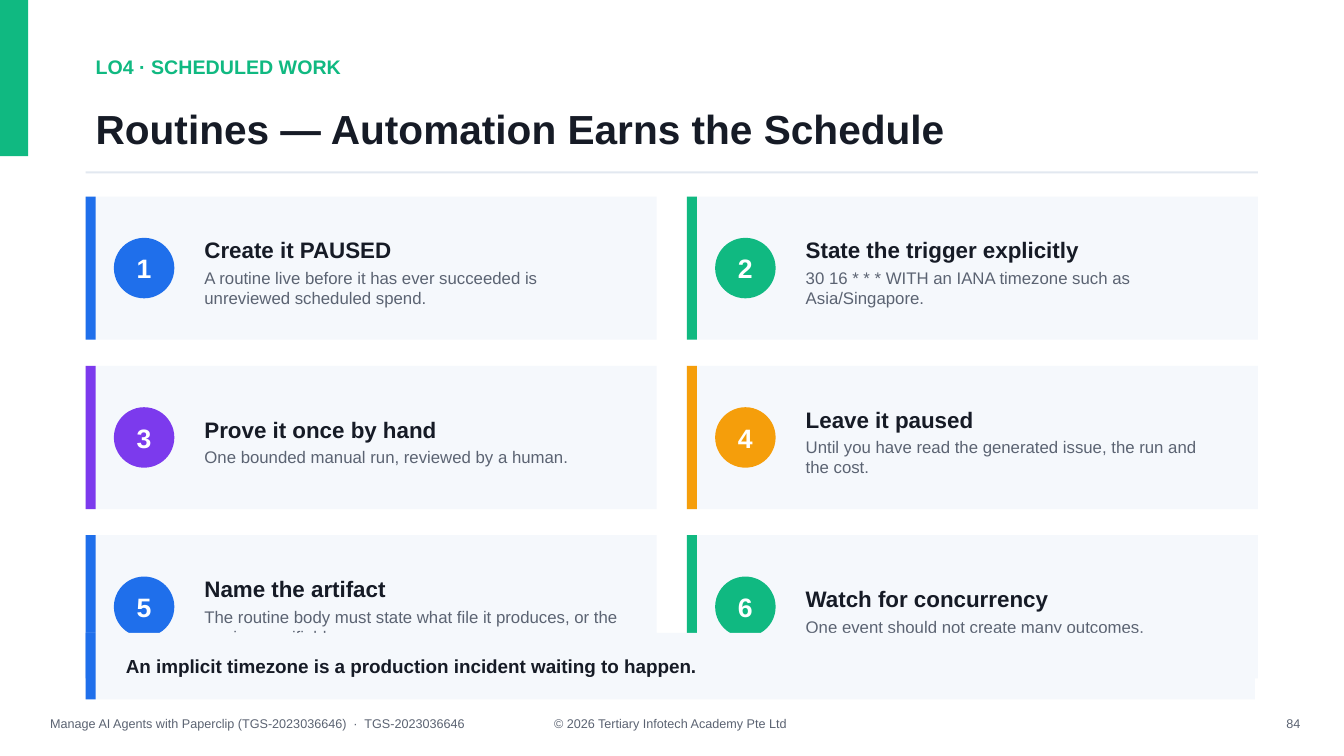
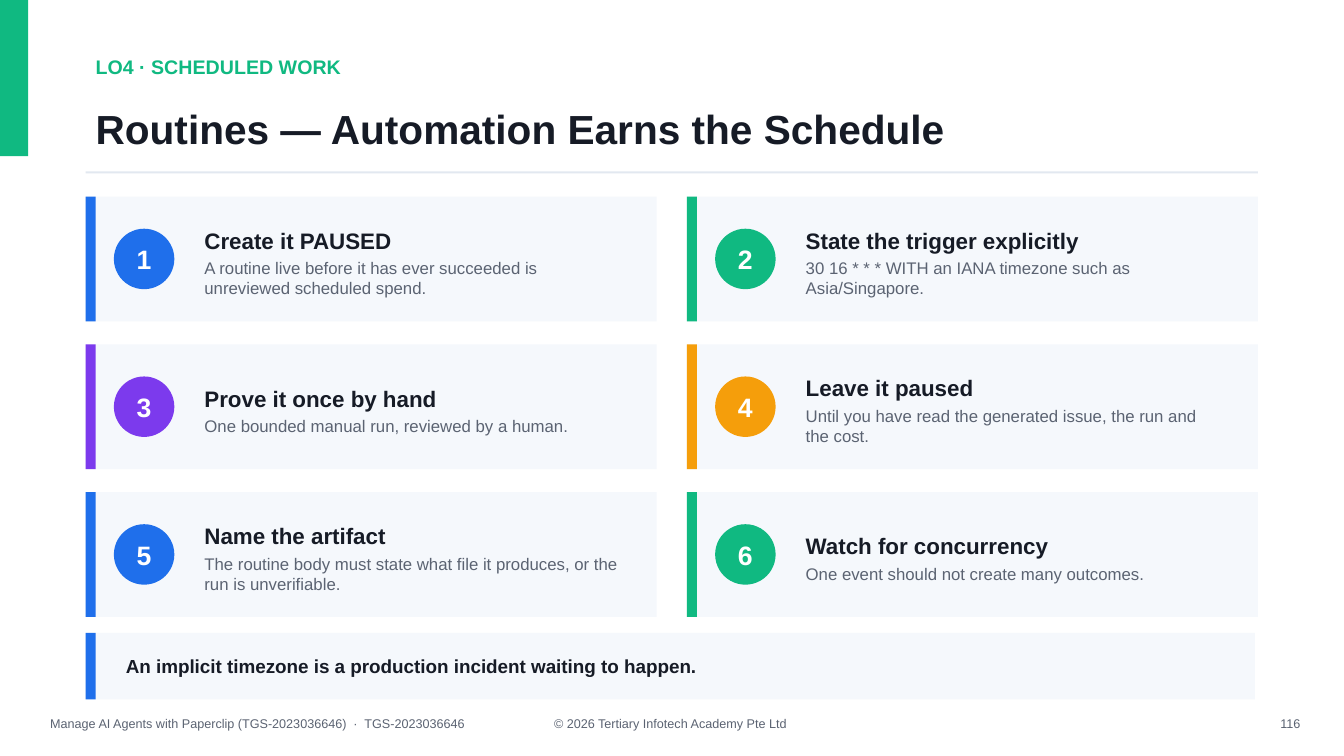
Before and after one commit to tertiarycourses/TGS-2023036646-Manage-AI-Agents-with-Paperclip, a slide deck: slide 116 of courseware/Manage AI Agents with Paperclip (TGS-2023036646)-v2.0.pptx (slide 84 before the commit). Drawn at 1344x756 pixels with LibreOffice and Linux fonts; fonts in the diff are those of the drawing. Boxes give left, top, right and bottom in pixels: in the first picture for what was removed or moved away, otherwise in the second. Text is boxed around its words. In the diff, an @@ line names an element or a change of style, - is before the commit and + after.

```diff
--- a/courseware/Manage AI Agents with Paperclip (TGS-2023036646)-v2.0.pptx
+++ b/courseware/Manage AI Agents with Paperclip (TGS-2023036646)-v2.0.pptx
@@ rectangle: place and size @@
-rectangle at (86,197,657,340)
+rectangle at (86,197,657,322)
@@ rectangle: place and size @@
-rectangle at (86,197,96,340)
+rectangle at (86,197,96,322)
@@ text "Create it PAUSED": place and size @@
-text "Create it PAUSED" at (204,241,537,308)
+text "Create it PAUSED" at (204,232,537,298)
@@ rectangle: place and size @@
-rectangle at (688,197,1259,340)
+rectangle at (688,197,1259,322)
@@ rectangle: place and size @@
-rectangle at (688,197,698,340)
+rectangle at (688,197,698,322)
@@ text "State the trigger explicitly": place and size @@
-text "State the trigger explicitly" at (806,241,1130,308)
+text "State the trigger explicitly" at (806,232,1130,298)
@@ 2 texts, 2 ellipses: place and size @@
-2 texts, 2 ellipses at (114,238,775,298)
+2 texts, 2 ellipses at (114,229,775,289)
@@ rectangle: place and size @@
-rectangle at (86,366,657,509)
+rectangle at (86,345,657,470)
@@ rectangle: place and size @@
-rectangle at (86,366,96,509)
+rectangle at (86,345,96,470)
@@ text "Prove it once by hand": place and size @@
-text "Prove it once by hand" at (204,421,568,467)
+text "Prove it once by hand" at (204,390,568,436)
@@ rectangle: place and size @@
-rectangle at (688,366,1259,509)
+rectangle at (688,345,1259,470)
@@ rectangle: place and size @@
-rectangle at (688,366,698,509)
+rectangle at (688,345,698,470)
@@ text "Leave it paused": place and size @@
-text "Leave it paused" at (806,411,1196,473)
+text "Leave it paused" at (806,379,1196,442)
@@ 2 texts, 2 ellipses: place and size @@
-2 texts, 2 ellipses at (114,407,775,468)
+2 texts, 2 ellipses at (114,376,775,437)
@@ rectangle: place and size @@
-rectangle at (86,535,657,679)
+rectangle at (86,492,657,617)
@@ rectangle: place and size @@
-rectangle at (86,535,96,679)
+rectangle at (86,492,96,617)
@@ text "Name the artifact" rewrapped from (204,580,617,633) to (204,527,617,590) @@
@@ rectangle: place and size @@
-rectangle at (688,535,1259,679)
+rectangle at (688,492,1259,617)
@@ rectangle: place and size @@
-rectangle at (688,535,698,679)
+rectangle at (688,492,698,617)
@@ text "Watch for concurrency" rewrapped from (806,590,1144,633) to (806,537,1144,584) @@
@@ 2 texts, 2 ellipses: place and size @@
-2 texts, 2 ellipses at (114,577,775,637)
+2 texts, 2 ellipses at (114,524,775,585)
@@ text at (1280,719,1300,728): text changed @@
-84
+116
```
Also in this commit, not shown: 69 other slides changed, 47 slides added, 4 other files.
